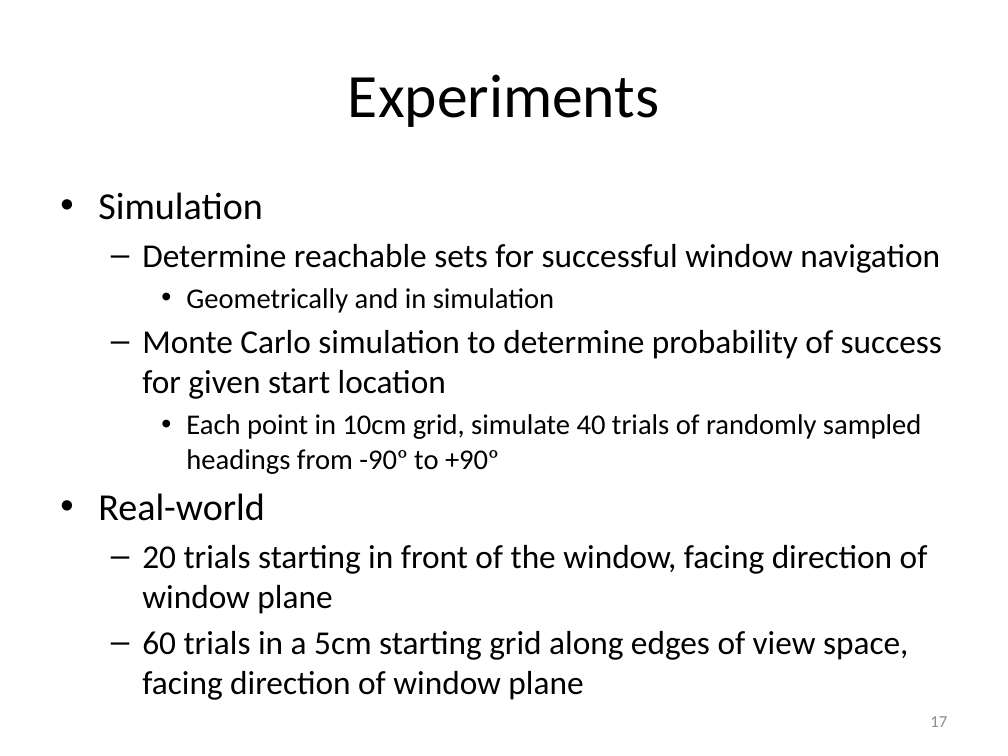
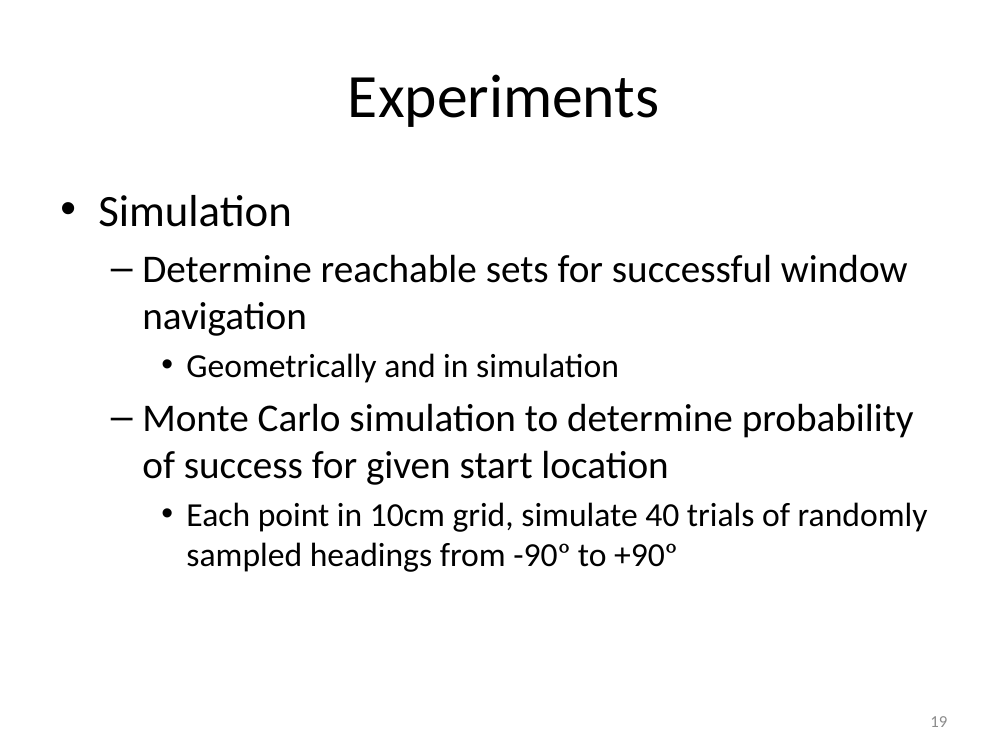
Before and after one commit to ryanjulian/manuscript-aamas2013, a slide deck: slide 19 of presentation/AAMAS_2013.pptx (slide 17 before the commit). Drawn at 1008x756 pixels with LibreOffice and Linux fonts; fonts in the diff are those of the drawing. Boxes give left, top, right and bottom in pixels: in the first picture for what was removed or moved away, otherwise in the second. Text is boxed around its words. In the diff, an @@ line names an element or a change of style, - is before the commit and + after.

```diff
--- a/presentation/AAMAS_2013.pptx
+++ b/presentation/AAMAS_2013.pptx
@@ text "Simulation" at <box>98,195,928,572</box>: size 27.2 to 32 pt in "Simulation"; size 23.8 to 28 pt in "Determine reachable sets for successful window navigation", "Monte Carlo simulation to determine probability of ..."; size 20.4 to 24 pt in "Geometrically and in simulation", "Each point in 10cm grid, simulate 40 ..." @@
@@ text at <box>98,493,928,660</box>: paragraphs removed @@
-• Real-world
-  – 20 trials starting in front of the window, facing direction of window plane
-  – 60 trials in a 5cm starting grid along edges of view space, facing direction of window plane
@@ page number at <box>930,716,947,727</box>: text changed @@
-17
+19
```
Also in this commit, not shown: 8 other slides changed, 8 slides added, 3 other files.
